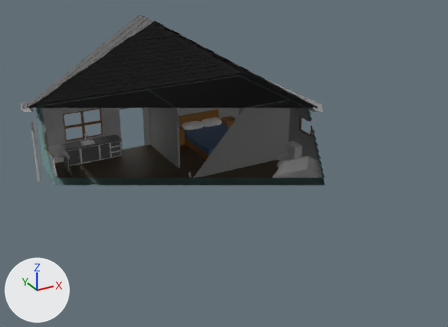
The Blender file NCEA Game 2024/Assets/Blender/betterhouse.blend, before and after one commit.
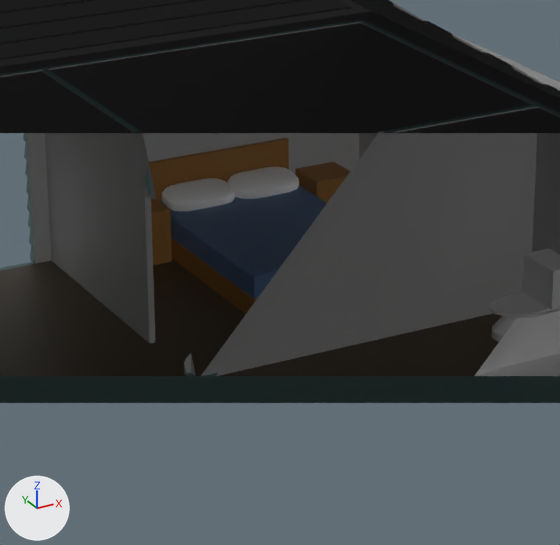
The first picture shows the older version from a camera (50 mm lens) standing at (-13.1, -25.92, 14.28) and looking at (0.5, -1.2, 1.92). The close-ups show both versions on the part from 30% to 66% of the width and 21% to 69% of the height of that picture. Arrows for +X, +Y and +Z are at lower left; the lights stay in place. Everything nearer to the camera than a plane just in front of the edit is cut away.

In view in the first close-up: 'Bath.col', 'Bed.col', 'BedsideTable.col', 'BedsideTable2.col', 'House.col', 'Roof.col', 'Toilet.col'.
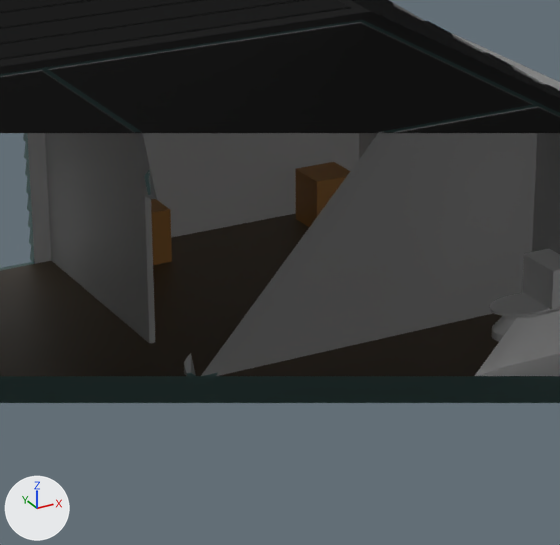
The edits, one by one:
Object 'Bed.col' (ob_bed_col) is deleted.

Location of each change, (x1, y1, x2, y2) in pixels of the close-ups (560 x 545 px):
'Bed.col', deleted
    before: (149, 138, 327, 314)
    faces in mat_bedsheet (blue #58769c): (159, 186, 327, 299)
    faces in mat_bedframe (brown #a27135): (149, 138, 289, 314)
    faces in mat_pillows (white #ffffff): (162, 167, 299, 211)
